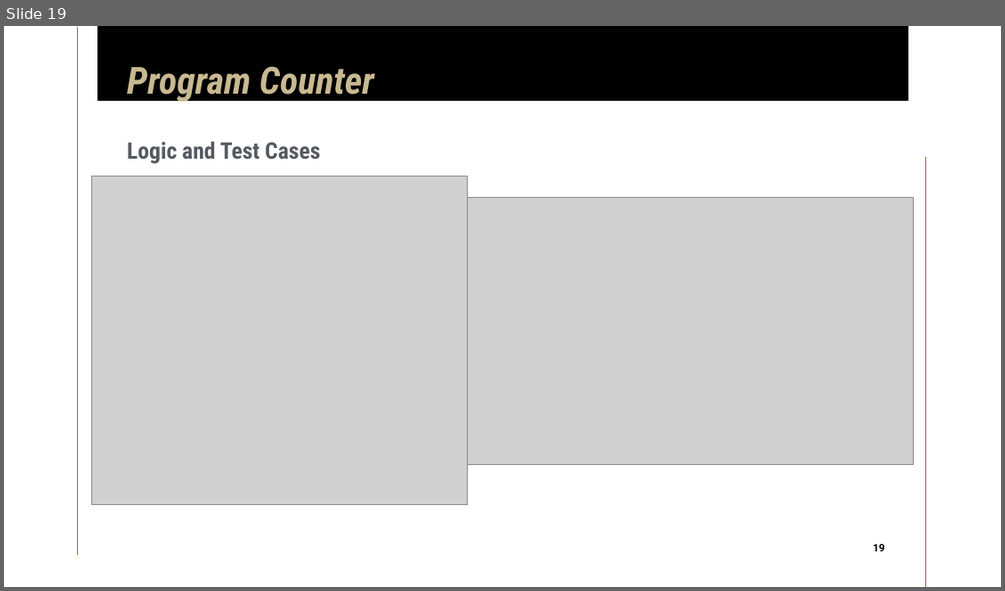
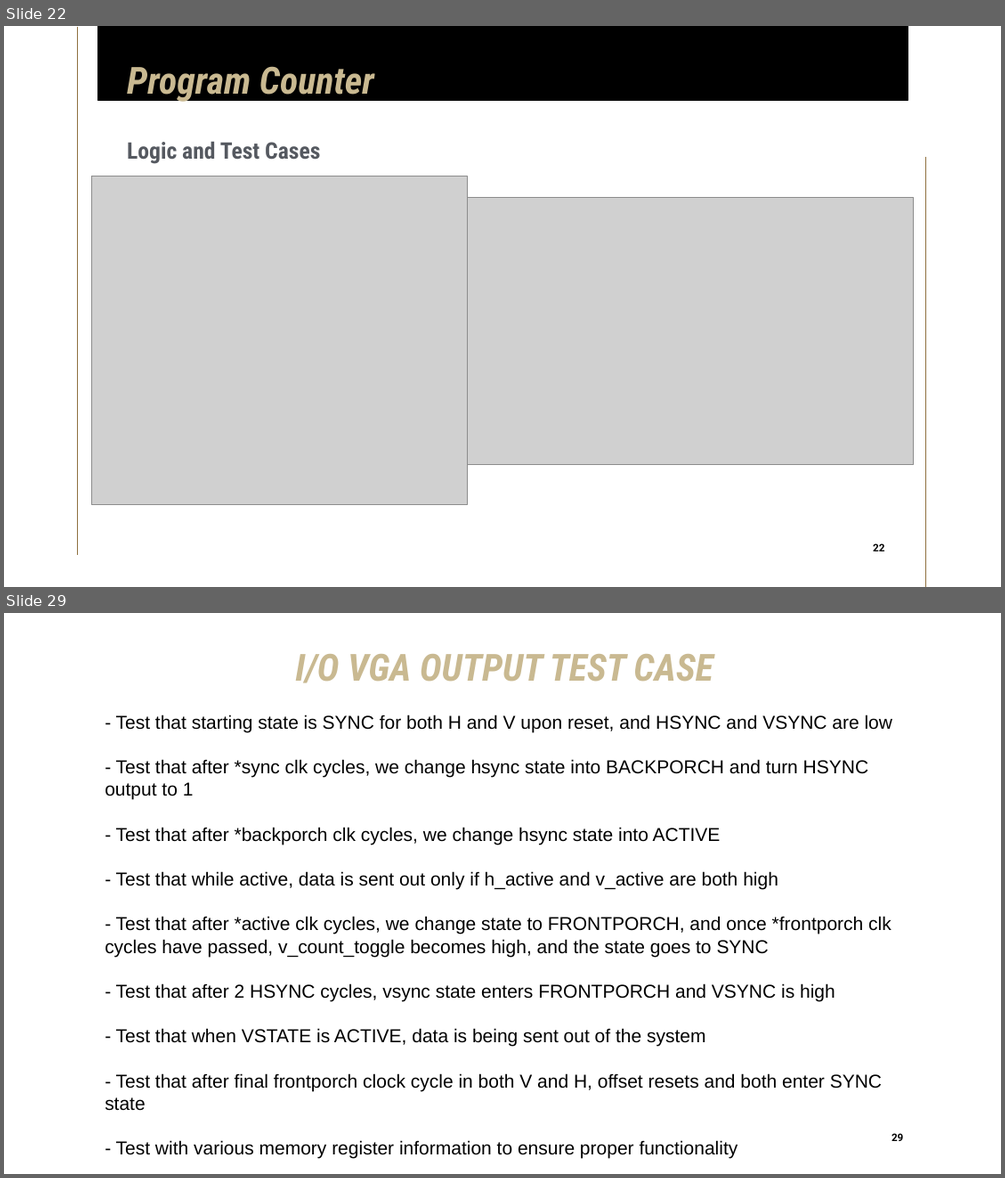
Before and after one commit to limichael246/STARS_2024, a slide deck: Project_Proposal.pptx. Shown one above the other, each under a label of ours: slide 19 before the commit, slides 22 and 29 after it; the slides between them are not shown. The pictures are 1005x591 and 1005x1178 pixels, drawn with LibreOffice and Linux fonts; fonts in the diff are those of the drawing; grey boxes stand for pictures. Boxes give left, top, right and bottom in pixels: in the first picture for what was removed or moved away, otherwise in the second. Text is boxed around its words. In the diff, an @@ line names an element or a change of style, - is before the commit and + after.

```diff
--- a/Project_Proposal.pptx
+++ b/Project_Proposal.pptx
@@ slide 29 added at [4, 613, 1001, 1174], background #FFFFFF @@
@@ title added at [295, 654, 713, 683], 36 pt, text #C9B991, bold, italic @@
+I/O VGA OUTPUT TEST CASE
@@ text added at [105, 714, 892, 1111], 18 pt, text #000000 @@
+- Test that starting state is SYNC for both H and V upon reset, and HSYNC and VSYNC are low
+- Test that after *sync clk cycles, we change hsync state into BACKPORCH and turn HSYNC output to 1
+- Test that after *backporch clk cycles, we change hsync state into ACTIVE
+- Test that while active, data is sent out only if h_active and v_active are both high
+- Test that after *active clk cycles, we change state to FRONTPORCH, and once *frontporch clk cycles have passed, v_count_toggle becomes high, and the state goes to SYNC
+- Test that after 2 HSYNC cycles, vsync state enters FRONTPORCH and VSYNC is high
+- Test that when VSTATE is ACTIVE, data is being sent out of the system
+- Test that after final frontporch clock cycle in both V and H, offset resets and both enter SYNC state
+- Test with various memory register information to ensure proper functionality
@@ page number added at [886, 1127, 909, 1146], 10 pt, text #000000, bold @@
+29
@@ what was slide 19 is now slide 22 @@
@@ page number at [873, 543, 884, 551]: text changed @@
-19
+22
```
Also in this commit, not shown: 9 slides changed, 12 other slides added, 3 slides removed.
